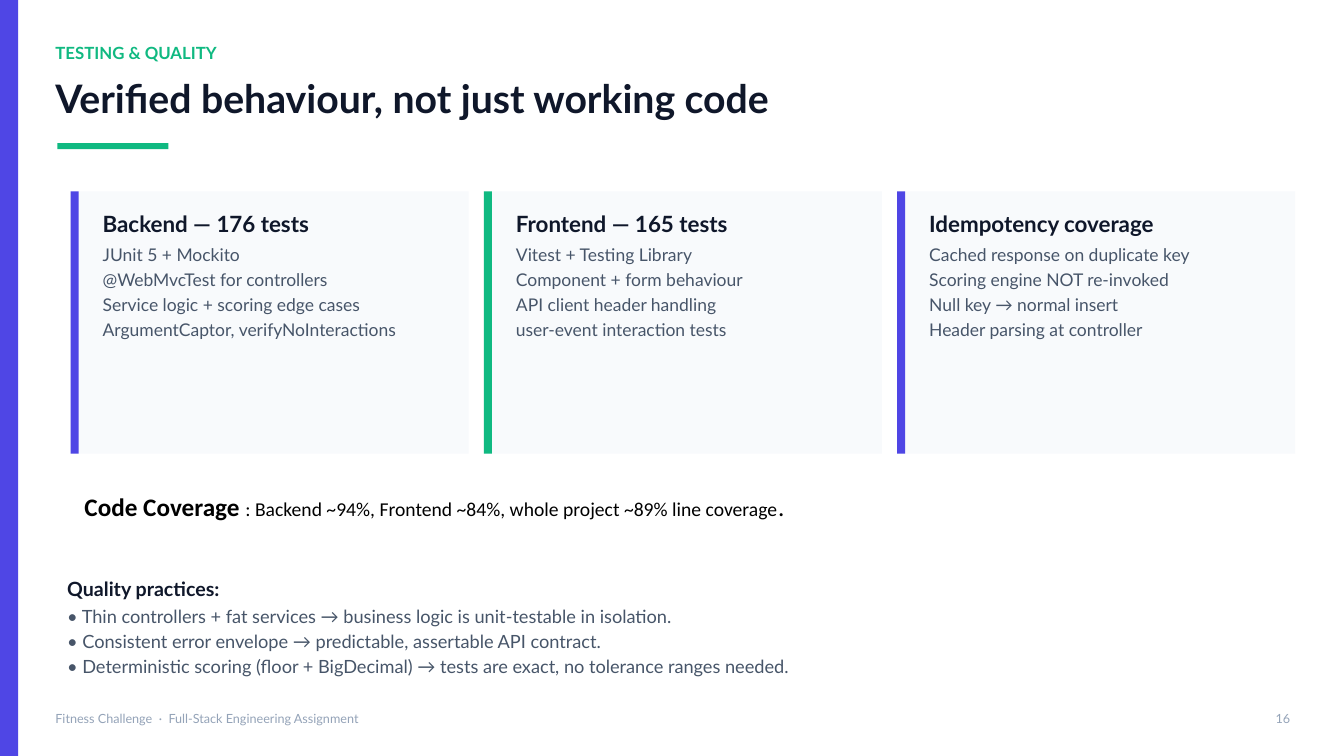
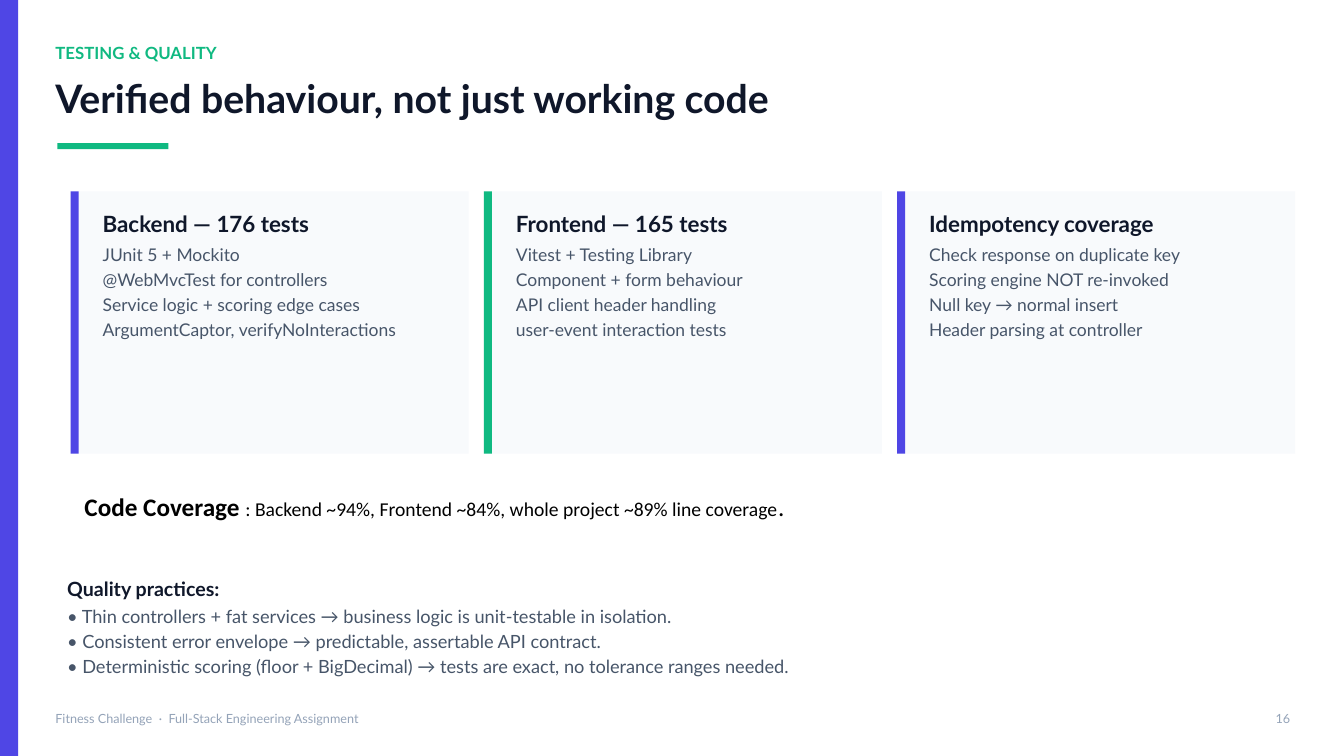
Before and after one commit to nikithesh-hr/fitness-challenge, a slide deck: slide 16 of Fitness_Challenge_Presentation.pptx. Drawn at 1344x756 pixels with LibreOffice and Linux fonts; fonts in the diff are those of the drawing. Boxes give left, top, right and bottom in pixels: in the first picture for what was removed or moved away, otherwise in the second. Text is boxed around its words. In the diff, an @@ line names an element or a change of style, - is before the commit and + after.

Commit message:
ppt

```diff
--- a/Fitness_Challenge_Presentation.pptx
+++ b/Fitness_Challenge_Presentation.pptx
@@ text at <box>929,248,1180,264</box>: text changed @@
-Cached response on duplicate key
+Check response on duplicate key
```
